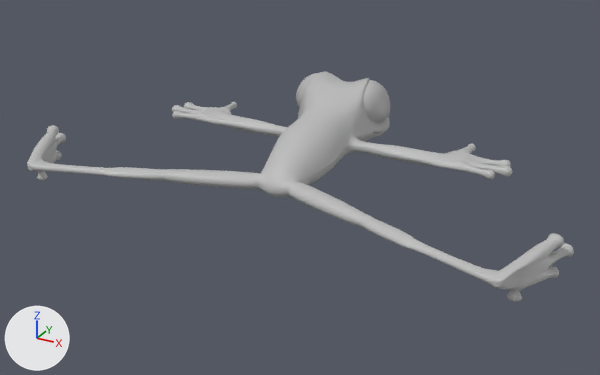
Before and after pictures for a commit that changed the FBX model CartoonFrog_export.fbx.
The view is the same before and after, from a 50 mm lens placed at (-0.131, -0.506, 0.325), pointed at (-0.379, -0.055, 0.1). Every picture has the same lights, and +X, +Y and +Z are marked at lower left. Where no turn or scale is listed for an object, it has been applied to the vertices.
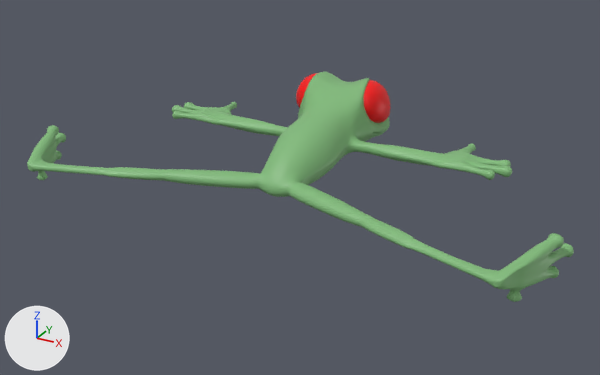
The newer file is also turned or shifted as a whole; pictures and numbers use the older file's frame.

What changed in the scene script:
```text
Add mat_frog:
    mat_frog = principled_material('Frog')
    mat_frog.base_color = (0.222, 0.5, 0.199)  # green #82bc7b
Add mat_eyes:
    mat_eyes = principled_material('Eyes')
    mat_eyes.base_color = (1.0, 0.0, 0.0)  # red #ff0000
Change me_mesh:
    where me_mesh.from_pydata(...)  # 8342 vertices, 8308 faces; spans x -0.189..0.189, y -0.092..0.092, z -0.032..0.032
    used by ob_pcube21; location = (-0.3826, -0.0434, 0.1264)
    remove me_mesh.materials.append(mat_lambert1)  # grey #bcbcbc
    me_mesh part 1: 93 vertices moved within x 0.109..0.183, y -0.091..-0.038, z -0.032..-0.006; 6 vertices removed from x 0.151..0.155, y -0.087..-0.081, z -0.019..-0.014; 6 vertices added at x 0.153, y -0.087..-0.081, z -0.019..-0.014
    me_mesh part 2: 768 faces spanning x -0.036..0.036, y 0.044..0.076, z 0.002..0.031 switch from mat_eyes1 (grey #bcbcbc) to mat_eyes (red #ff0000)
    me_mesh part 3: 4406 faces spanning x -0.189..0.189, y -0.092..0.066, z -0.032..-0.002 switch from mat_feetandarms (grey #bcbcbc) to mat_frog (green #82bc7b)
    me_mesh part 4: 2814 faces spanning x -0.153..0.153, y -0.088..0.092, z -0.028..0.032 switch from mat_body1 (grey #bcbcbc) to mat_frog (green #82bc7b)
```

Changed parts and their boxes (x1, y1, x2, y2) in the pictures (600 x 375 px; the box of a moved part takes in the faces that stretch with it):
part 1 of me_mesh, moved or reshaped
    both: (411, 237, 555, 302)
part 2 of me_mesh, recoloured (grey to red)
    both: (296, 73, 390, 123)
part 3 of me_mesh, recoloured (grey to green)
    both: (27, 102, 574, 301)
part 4 of me_mesh, recoloured (grey to green)
    both: (71, 72, 453, 266)
